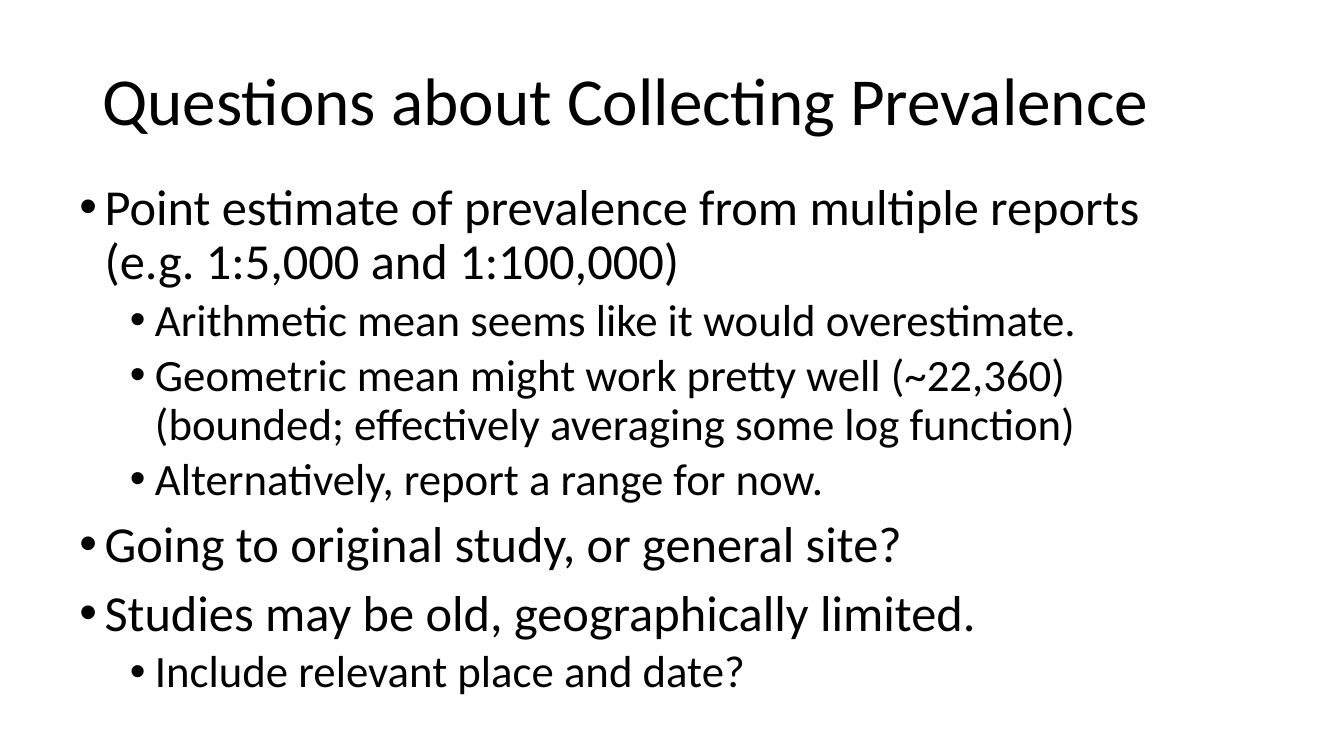
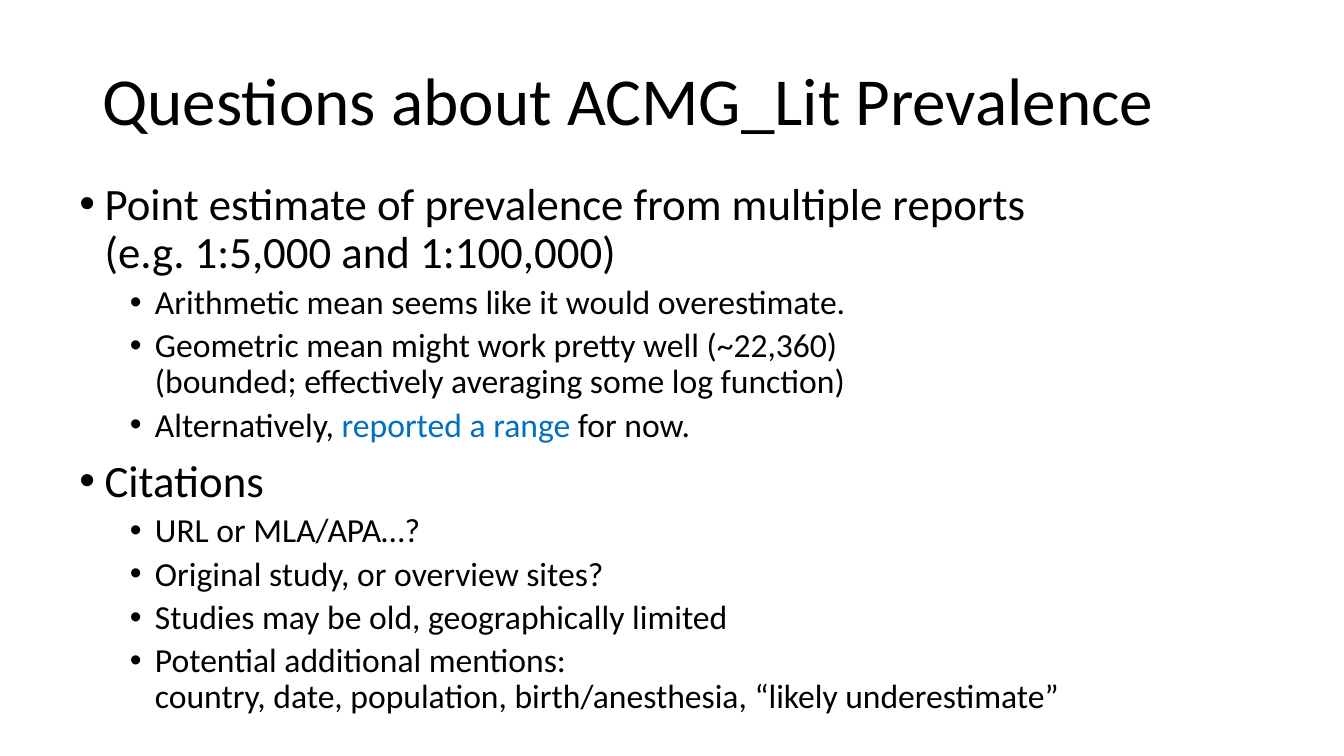
Before and after one commit to dfan/HST-2016, a slide deck: slide 9 of week_5/Presentation_week_5.2.pptx (slide 11 before the commit). Drawn at 1344x756 pixels with LibreOffice and Linux fonts; fonts in the diff are those of the drawing. Boxes give left, top, right and bottom in pixels: in the first picture for what was removed or moved away, otherwise in the second. Text is boxed around its words. In the diff, an @@ line names an element or a change of style, - is before the commit and + after.

```diff
--- a/week_5/Presentation_week_5.2.pptx
+++ b/week_5/Presentation_week_5.2.pptx
@@ title at [102, 78, 1154, 134]: text changed @@
-Questions about Collecting Prevalence
+Questions about ACMG_Lit Prevalence
@@ text at [105, 189, 1025, 399]: size 36 to 32 pt in "Point estimate of prevalence from multiple reports ..."; size 32 to 24 pt in "Arithmetic mean seems like it would overestimate.", "Geometric mean might work pretty well (~22,360) ..." @@
@@ text at [105, 413, 1058, 714]: text changed; size 36 to 24 pt @@
-  • Alternatively, report a range for now.
-• Going to original study, or general site?
-• Studies may be old, geographically limited.
-  • Include relevant place and date?
+  • Alternatively, reported a range for now.
+• Citations
+  • URL or MLA/APA…?
+  • Original study, or overview sites?
+  • Studies may be old, geographically limited
+  • Potential additional mentions:
+    country, date, population, birth/anesthesia, “likely underestimate”
```
Also in this commit, not shown: 3 other slides changed, 4 slides added, 12 slides removed, 6 other files.
